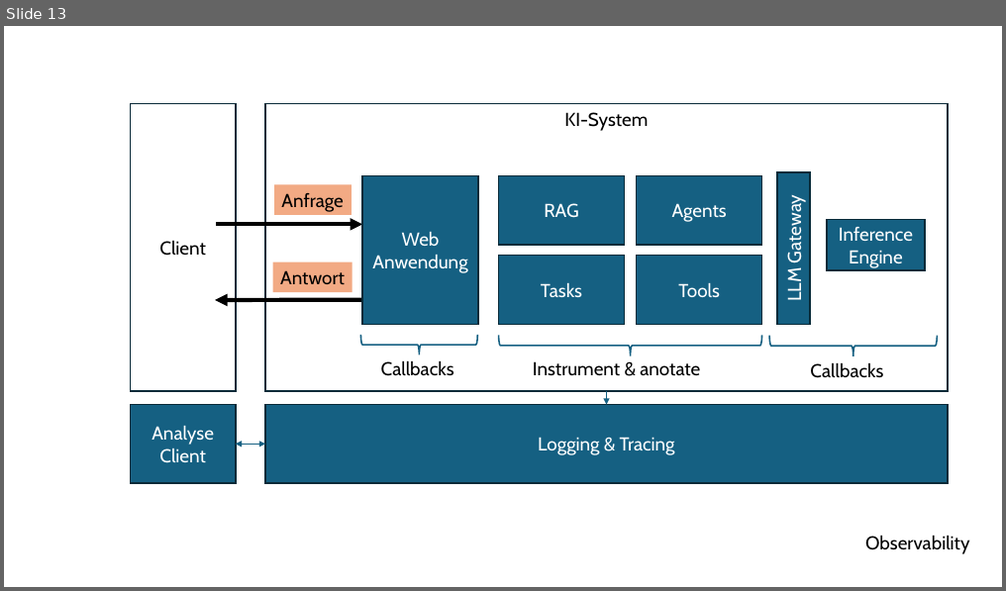
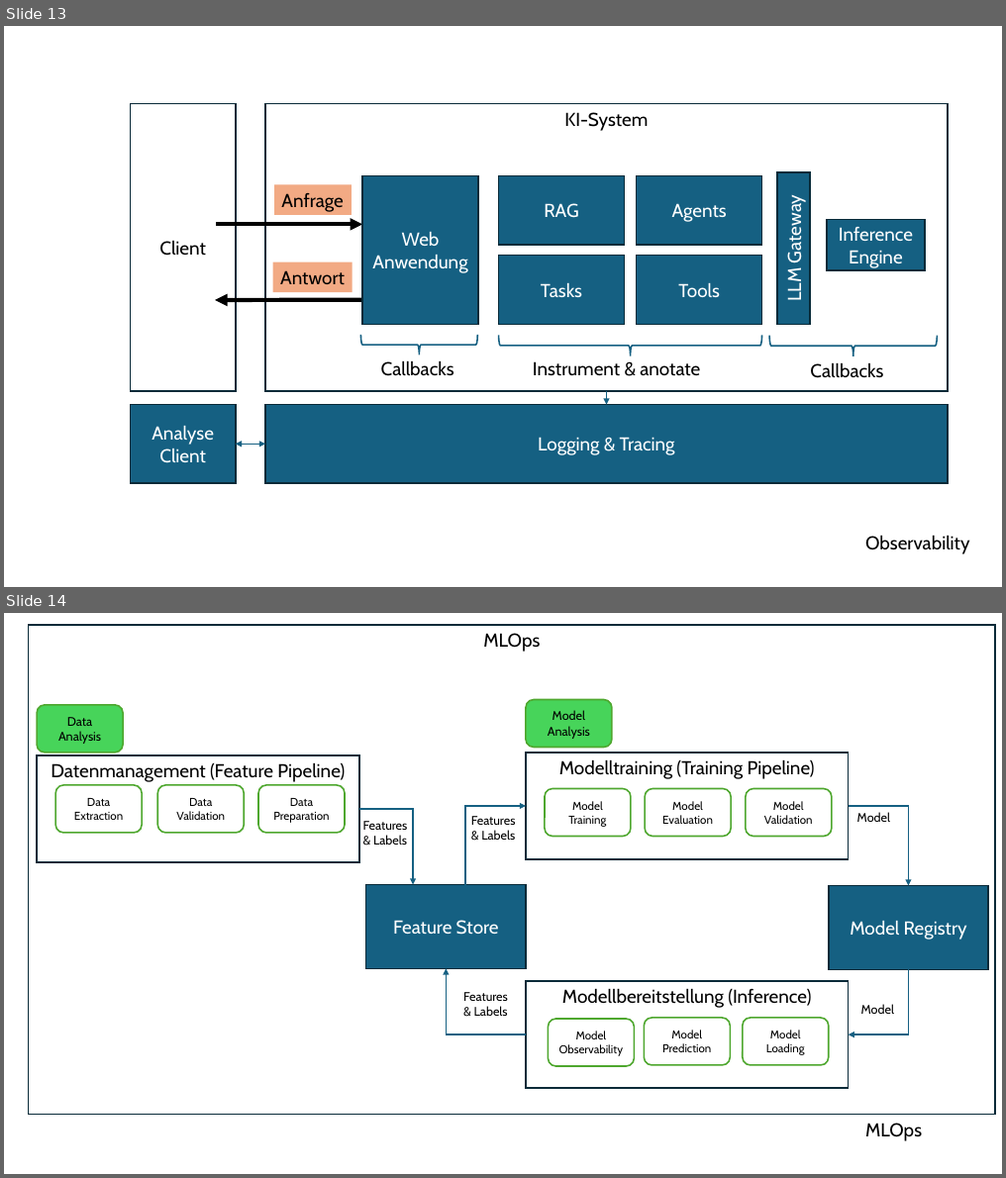
Before and after one commit to dneumnn/RAKIPOEV, a slide deck: RAKIPOEV-docs/docs/ppt/Building-Blocks.pptx. Shown one above the other, each under a label of ours: slide 13 before the commit, slides 13 and 14 after it. The pictures are 1006x591 and 1006x1178 pixels, drawn with LibreOffice and Linux fonts; fonts in the diff are those of the drawing. Boxes give left, top, right and bottom in pixels: in the first picture for what was removed or moved away, otherwise in the second. Text is boxed around its words. In the diff, an @@ line names an element or a change of style, - is before the commit and + after.

Commit message:
mlops

```diff
--- a/RAKIPOEV-docs/docs/ppt/Building-Blocks.pptx
+++ b/RAKIPOEV-docs/docs/ppt/Building-Blocks.pptx
@@ slide 14 added at (x1=4, y1=613, x2=1002, y2=1174), background #FFFFFF @@
@@ rectangle added at (x1=29, y1=625, x2=996, y2=1115), fill #FFFFFF, outline #092A39 1.5 pt, 18 pt, text #000000 @@
+MLOps
@@ rounded rectangle added at (x1=526, y1=700, x2=612, y2=747), fill #47D45A, outline #4EA72E 1.5 pt, 12 pt, text #000000 @@
+Model Analysis
@@ rounded rectangle added at (x1=37, y1=705, x2=123, y2=753), fill #47D45A, outline #4EA72E 1.5 pt, 12 pt, text #000000 @@
+Data Analysis
@@ rectangle added at (x1=37, y1=756, x2=359, y2=863), fill #FFFFFF, outline #092A39 1.5 pt, 18 pt, text #000000 @@
+Datenmanagement (Feature Pipeline)
@@ rectangle added at (x1=526, y1=753, x2=848, y2=860), fill #FFFFFF, outline #092A39 1.5 pt, 18 pt, text #000000 @@
+Modelltraining (Training Pipeline)
@@ rounded rectangle added at (x1=55, y1=785, x2=142, y2=833), fill #FFFFFF, outline #4EA72E 1.5 pt, 11 pt, text #000000 @@
+Data Extraction
@@ rounded rectangle added at (x1=157, y1=785, x2=244, y2=833), fill #FFFFFF, outline #4EA72E 1.5 pt, 11 pt, text #000000 @@
+Data Validation
@@ rounded rectangle added at (x1=258, y1=785, x2=345, y2=833), fill #FFFFFF, outline #4EA72E 1.5 pt, 11 pt, text #000000 @@
+Data Preparation
@@ rounded rectangle added at (x1=545, y1=789, x2=631, y2=836), fill #FFFFFF, outline #4EA72E 1.5 pt, 11 pt, text #000000 @@
+Model Training
@@ rounded rectangle added at (x1=645, y1=789, x2=731, y2=836), fill #FFFFFF, outline #4EA72E 1.5 pt, 11 pt, text #000000 @@
+Model Evaluation
@@ rounded rectangle added at (x1=746, y1=789, x2=832, y2=836), fill #FFFFFF, outline #4EA72E 1.5 pt, 11 pt, text #000000 @@
+Model Validation
@@ elbow arrow added from (359, 809) to (414, 884), #156082 1.5 pt @@
@@ elbow arrow added from (466, 886) to (526, 806), #156082 1.5 pt @@
@@ text added at (x1=471, y1=816, x2=516, y2=840), 12 pt, text #000000 @@
+Features
+& Labels
@@ elbow arrow added from (848, 806) to (908, 886), #156082 1.5 pt @@
@@ text added at (x1=857, y1=812, x2=890, y2=822), 12 pt, text #000000 @@
+Model
@@ text added at (x1=363, y1=821, x2=408, y2=845), 12 pt, text #000000 @@
+Features
+& Labels
@@ rectangle added at (x1=366, y1=885, x2=526, y2=969), fill #156082, outline #092A39 1.5 pt, 18 pt, text #FFFFFF @@
+Feature Store
@@ rectangle added at (x1=829, y1=886, x2=988, y2=969), fill #156082, outline #092A39 1.5 pt, 18 pt, text #FFFFFF @@
+Model Registry
@@ elbow arrow added from (526, 1035) to (446, 968), #156082 1.5 pt @@
@@ text added at (x1=463, y1=992, x2=508, y2=1016), 12 pt, text #000000 @@
+Features
+& Labels
@@ rectangle added at (x1=526, y1=981, x2=848, y2=1088), fill #FFFFFF, outline #092A39 1.5 pt, 18 pt, text #000000 @@
+Modellbereitstellung (Inference)
@@ elbow arrow added from (908, 970) to (848, 1035), #156082 1.5 pt @@
@@ rounded rectangle added at (x1=548, y1=1019, x2=635, y2=1065), fill #FFFFFF, outline #4EA72E 1.5 pt, 11 pt, text #000000 @@
+Model Observability
@@ rounded rectangle added at (x1=645, y1=1018, x2=731, y2=1065), fill #FFFFFF, outline #4EA72E 1.5 pt, 11 pt, text #000000 @@
+Model Prediction
@@ rounded rectangle added at (x1=743, y1=1018, x2=829, y2=1065), fill #FFFFFF, outline #4EA72E 1.5 pt, 11 pt, text #000000 @@
+Model Loading
@@ text added at (x1=861, y1=1004, x2=894, y2=1014), 12 pt, text #000000 @@
+Model
@@ text added at (x1=865, y1=1123, x2=922, y2=1142), 18 pt, text #000000 @@
+MLOps
```
Also in this commit, not shown: 18 other files.
